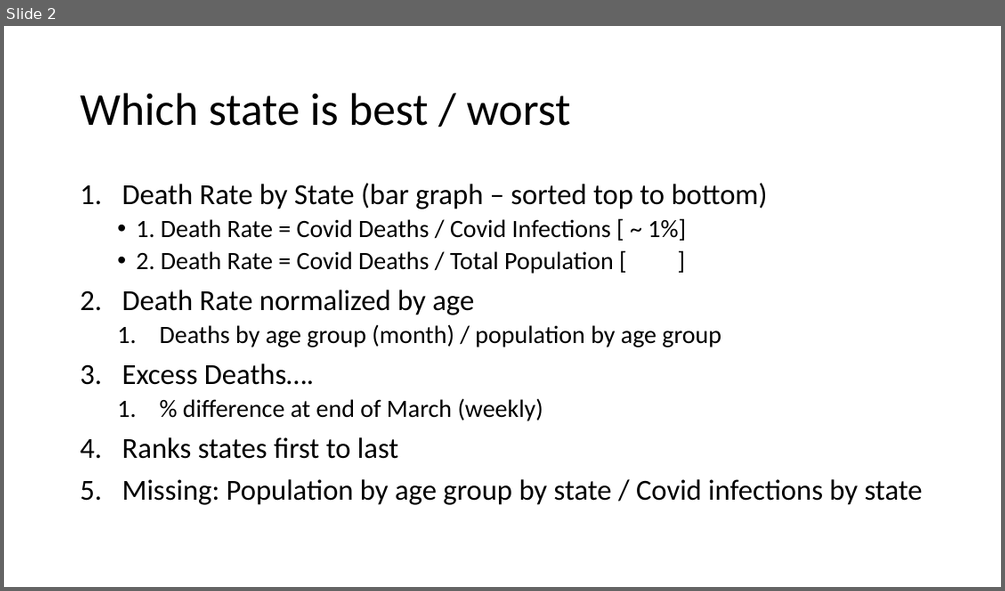
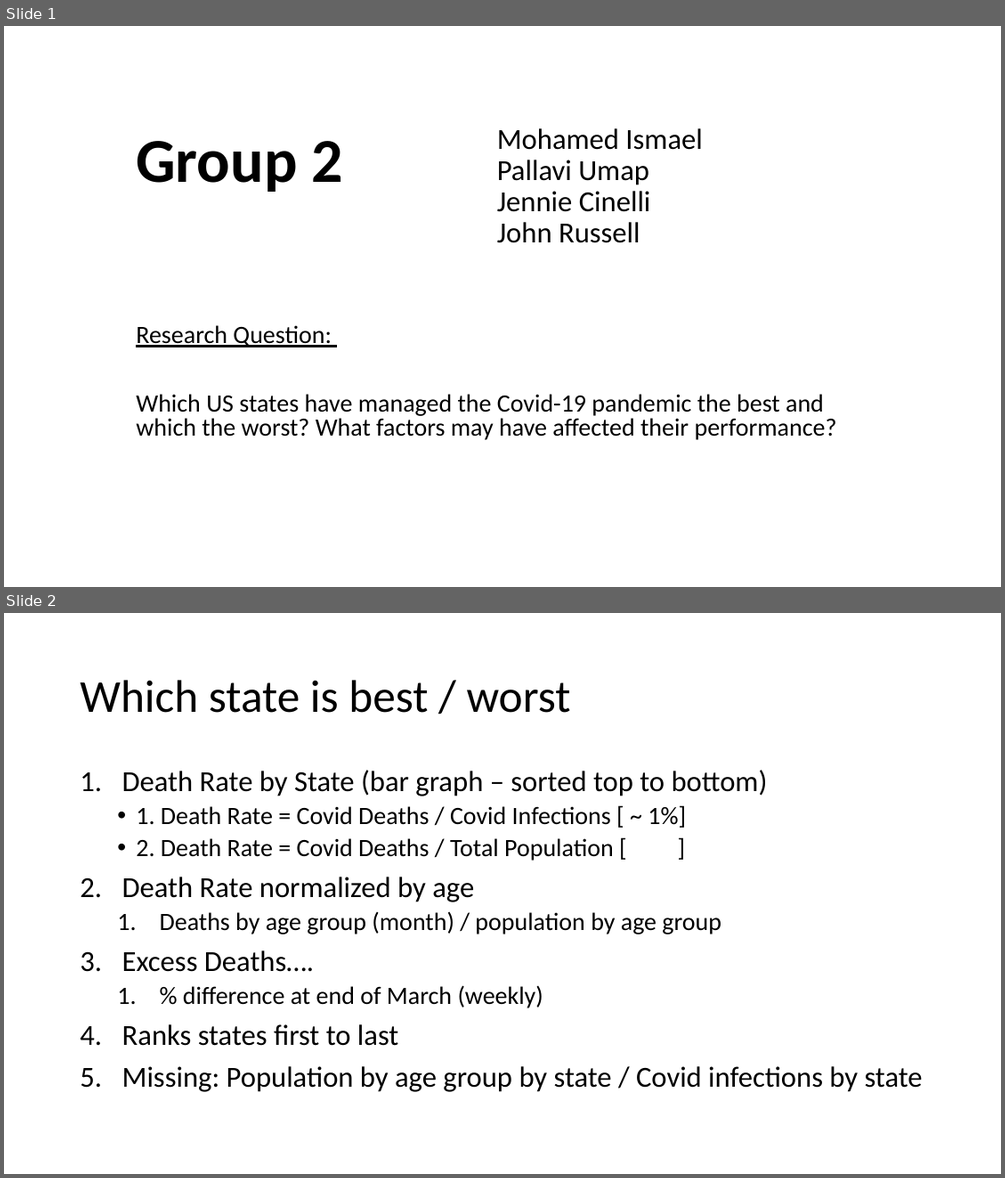
Before and after one commit to jenniecinelli/project_one, a slide deck: Folder4/Final_Presentation.pptx. Shown one above the other, each under a label of ours: slide 2 before the commit, slides 1 and 2 after it. The pictures are 1005x591 and 1005x1178 pixels, drawn with LibreOffice and Linux fonts; fonts in the diff are those of the drawing. Boxes give left, top, right and bottom in pixels: in the first picture for what was removed or moved away, otherwise in the second. Text is boxed around its words. In the diff, an @@ line names an element or a change of style, - is before the commit and + after.

```diff
--- a/Folder4/Final_Presentation.pptx
+++ b/Folder4/Final_Presentation.pptx
@@ slide 1 added at (x1=4, y1=26, x2=1001, y2=587), background #FFFFFF @@
@@ text added at (x1=497, y1=128, x2=702, y2=243), 28 pt, text #000000 @@
+Mohamed Ismael
+Pallavi Umap
+Jennie Cinelli
+John Russell
@@ title added at (x1=136, y1=141, x2=342, y2=192), 60 pt, text #000000, bold @@
+Group 2
@@ subtitle added at (x1=136, y1=325, x2=837, y2=440), 24 pt, text #000000 @@
+Research Question:
+Which US states have managed the Covid-19 pandemic the best and which the worst? What factors may have affected their performance?
```
Also in this commit, not shown: 1 slide changed, 1 slide removed, 2 other files.
